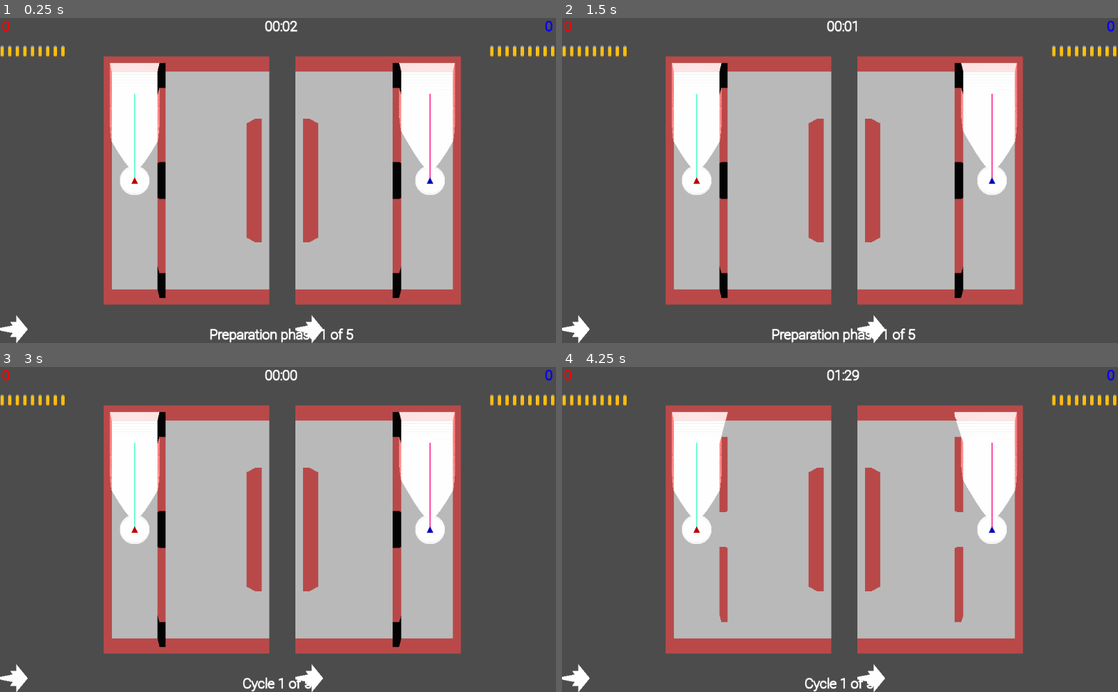
Above: before the commit, frames 1-4 (two rows, left to right).
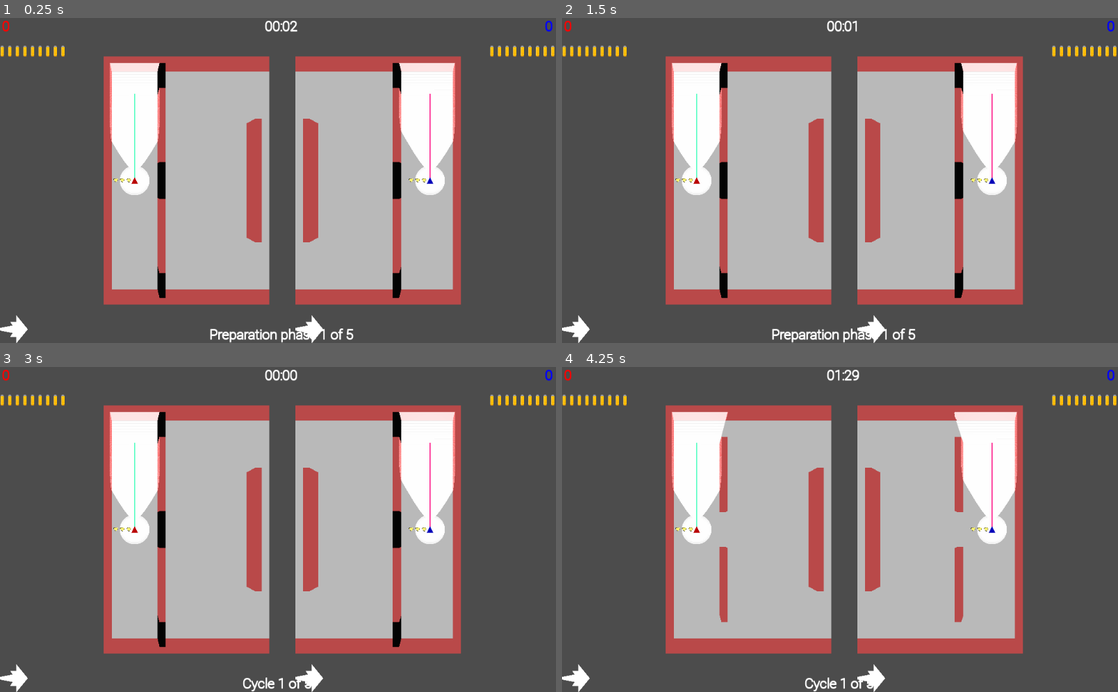
Above: after the commit, the same moments.

Repository: lizrad/fpspf
Game: Godot game, scene res://World.tscn
The game is run twice, just before and just after one commit, with the same random seed, the same clock (stepped at 60 frames per second) and the same inputs.
Inputs:
- Up to frame 1 (0.25 s): no input
- Up to frame 2 (1.5 s): tap Enter at 0.5 s; tap Space at 1.25 s
- Up to frame 3 (3 s): tap Enter at 2.75 s
- Up to frame 4 (4.25 s): tap Space at 3.5 s

The runs differ from the first frame. In frame 1, less than 0.1% of the frame differs, in the area x 20-77%, y 49-51%; in frame 2, less than 0.1%; in frame 3, less than 0.1%; in frame 4, less than 0.1%.

Commit message:
Add health icons to player

Diff:
--- a/Players/CharacterBase.gd
+++ b/Players/CharacterBase.gd
@@ -5,6 +5,8 @@
 var id: int = -1 setget set_id, get_id
 var visibility_mask
 var invincible := true # does not loose hp
+
+var _current_health := 3
 
 
 func _ready():
@@ -28,6 +30,7 @@
 	$Attacker.set_render_layer_for_player_id(id)
 
 	_set_visible_instance_layers($MeshInstance, Constants.PLAYER_GENERAL)
+	_set_visible_instance_layers($HealthDisplay, 5 + id)
 	_set_visible_instance_layers($VisibilityLights/OmniLight, 5 + id)
 	_set_visible_instance_layers($VisibilityLights/SightLight, 5 + id)
 
@@ -43,3 +46,14 @@
 func set_id(new_id):
 	id = new_id
 	set_rendering_for_character_id(id)
+
+func set_current_health(new_health):
+	_current_health = new_health
+
+	# Reset health bar
+	for child in $HealthDisplay/Viewport/HealthBar.get_children():
+		child.visible = false
+
+	# Set appropriate amount of hearts as active
+	for i in range(new_health):
+		$HealthDisplay/Viewport/HealthBar.get_child(i).visible = true
--- a/Players/CharacterBase.tscn
+++ b/Players/CharacterBase.tscn
@@ -1,15 +1,30 @@
-[gd_scene load_steps=7 format=2]
+[gd_scene load_steps=11 format=2]
 
 [ext_resource path="res://Attacking/Attacker.tscn" type="PackedScene" id=1]
 [ext_resource path="res://Players/CharacterBase.gd" type="Script" id=2]
 [ext_resource path="res://Players/VisibilityMaterial.tres" type="Material" id=3]
 [ext_resource path="res://Players/VisibilityLights.gd" type="Script" id=4]
+[ext_resource path="res://Resources/Icons/icon_heart.png" type="Texture" id=5]
 
 [sub_resource type="PrismMesh" id=1]
 size = Vector3( 1, 1, 2 )
 
 [sub_resource type="ConvexPolygonShape" id=2]
 points = PoolVector3Array( 0, 0.5, 1, 0, 0.5, -1, 0, 0.5, 1, 0, 0.5, -1, -0.5, -0.5, 1, 0.5, -0.5, -1, 0.5, -0.5, 1, -0.5, -0.5, -1, 0, 0.5, 1, 0, 0.5, -1, 0, 0.5, -1, 0, 0.5, 1, 0.5, -0.5, 1, -0.5, -0.5, -1, 0.5, -0.5, -1, -0.5, -0.5, 1, -0.5, -0.5, 1, 0.5, -0.5, 1, -0.5, -0.5, -1, 0.5, -0.5, -1 )
+
+[sub_resource type="ViewportTexture" id=5]
+viewport_path = NodePath("HealthDisplay/Viewport")
+
+[sub_resource type="SpatialMaterial" id=3]
+resource_local_to_scene = true
+flags_unshaded = true
+params_billboard_mode = 1
+params_use_alpha_scissor = true
+params_alpha_scissor_threshold = 0.32
+albedo_texture = SubResource( 5 )
+
+[sub_resource type="QuadMesh" id=4]
+size = Vector2( 3, 1 )
 
 [node name="CharacterBase" type="KinematicBody" groups=[
 "Damagable",
@@ -50,3 +65,48 @@
 spot_attenuation = 6.5416e-05
 spot_angle = 35.0
 spot_angle_attenuation = 1e+06
+
+[node name="HealthDisplay" type="MeshInstance" parent="."]
+transform = Transform( 1, 0, 0, 0, 1, 0, 0, 0, 1, -2, 3, 0 )
+layers = 0
+material_override = SubResource( 3 )
+cast_shadow = 0
+mesh = SubResource( 4 )
+material/0 = null
+
+[node name="Viewport" type="Viewport" parent="HealthDisplay"]
+size = Vector2( 300, 100 )
+transparent_bg = true
+msaa = 1
+render_target_v_flip = true
+render_target_update_mode = 3
+
+[node name="HealthBar" type="HBoxContainer" parent="HealthDisplay/Viewport"]
+margin_right = 40.0
+margin_bottom = 40.0
+
+[node name="Heart1" type="TextureRect" parent="HealthDisplay/Viewport/HealthBar"]
+margin_right = 100.0
+margin_bottom = 100.0
+rect_min_size = Vector2( 100, 100 )
+texture = ExtResource( 5 )
+expand = true
+stretch_mode = 5
+
+[node name="Heart2" type="TextureRect" parent="HealthDisplay/Viewport/HealthBar"]
+margin_left = 104.0
+margin_right = 204.0
+margin_bottom = 100.0
+rect_min_size = Vector2( 100, 100 )
+texture = ExtResource( 5 )
+expand = true
+stretch_mode = 5
+
+[node name="Heart3" type="TextureRect" parent="HealthDisplay/Viewport/HealthBar"]
+margin_left = 208.0
+margin_right = 308.0
+margin_bottom = 100.0
+rect_min_size = Vector2( 100, 100 )
+texture = ExtResource( 5 )
+expand = true
+stretch_mode = 5
--- a/Players/Ghost.gd
+++ b/Players/Ghost.gd
@@ -5,8 +5,6 @@
 
 var _frame_timer: float = 0.0
 var current_frame : int = 0
-
-var _current_health : int = 3
 
 var died_at_frame : int = INF
 
@@ -63,7 +61,8 @@
 		print("	but is invincible!")
 		return
 
-	_current_health -= damage
+	set_current_health(_current_health - damage)
+
 	if _current_health <= 0:
 		died_at_frame = current_frame
 		print(" -> Ghost dead")
@@ -81,7 +80,7 @@
 	else:
 		_showAlive()
 	_set_initial_position()
-	_current_health = Constants.max_health
+	set_current_health(Constants.max_health)
 
 
 func _set_initial_position() -> void:
--- a/Players/Player.gd
+++ b/Players/Player.gd
@@ -24,9 +24,8 @@
 var velocity := Vector3.ZERO
 var current_target_velocity := Vector3.ZERO
 
-var _current_health := 3
+onready var _player_hud : PlayerHUD = get_node("CameraManager/ViewCamera/ViewportContainer/PlayerHUD")
 
-onready var _player_hud : PlayerHUD = get_node("CameraManager/ViewCamera/ViewportContainer/PlayerHUD")
 
 class MovementFrame extends Spatial:
 	var attack_type
@@ -154,7 +153,8 @@
 		print("	but is invincible!")
 		return
 
-	_current_health -= damage
+	set_current_health(_current_health - damage)
+
 	if _current_health <= 0:
 		print("	-> Player dead")
 		emit_signal("died")
@@ -163,7 +163,7 @@
 func reset():
 	movement_records = []
 	transform.origin = Vector3.ZERO
-	_current_health = Constants.max_health
+	set_current_health(Constants.max_health)
 
 
 func _on_light_cone_entered(body: Node):
Binary file added: Resources/Icons/icon_heart.png
Not shown, added: Resources/Icons/icon_heart.png.import
